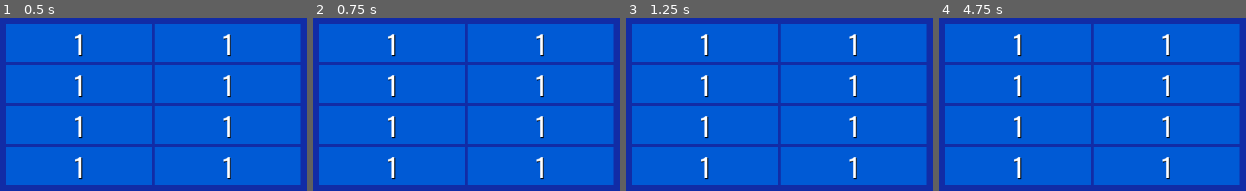
Above: before the commit, frames 1-4 (left to right).
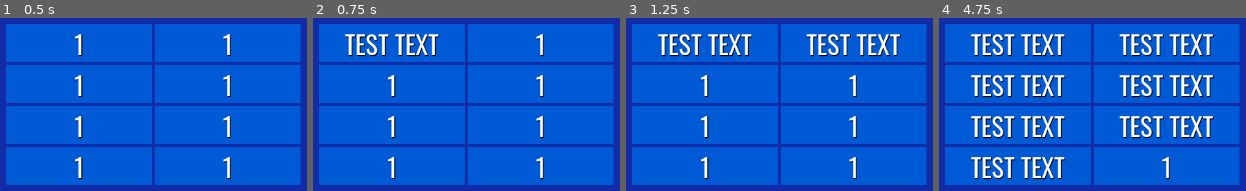
Above: after the commit, the same moments.

Repository: Javachup/godot-prototypes
Game: Godot game, scene res://root.tscn
Same seed, same stepped clock (60 frames per second), same inputs: the game is played once before the commit and once after it.
Inputs:
- Up to frame 1 (0.5 s): no input
- Up to frame 2 (0.75 s): tap Enter at 0.5 s; tap 1 (Reveal1, bound only after the commit) at 0.6 s
- Up to frame 3 (1.25 s): tap 2 (Reveal2, bound only after the commit) at 0.8 s
- Up to frame 4 (4.75 s): tap Space at 1.25, 2.75, 4.25 s; tap 2 (Reveal2, bound only after the commit) at 1.35 s; tap 3 (Reveal3, bound only after the commit) at 1.55, 2.1 s; tap Enter at 2, 3.5 s; tap 4 (Reveal4, bound only after the commit) at 2.3, 2.85 s; tap 5 (Reveal5, bound only after the commit) at 3.05, 3.6 s; tap 6 (Reveal6, bound only after the commit) at 3.8, 4.35 s; tap 7 (Reveal7, bound only after the commit) at 4.55 s

Frame 1 is identical in both runs. In frame 2, 2.5% of the frame differs, in the area x 10-42%, y 9-23%; in frame 3, 4.9%; in frame 4, 17%, in the area x 10-90%, y 9-94%.

Commit message:
adds keybinds to revealing

Diff:
--- /dev/null
+++ b/FamilyFeud/AnswerManager/answer_manager.gd
@@ -0,0 +1,19 @@
+class_name AnswerManager
+extends GridContainer
+
+@export var answers : Array[Answer]
+
+func _unhandled_input(event):
+	var reveal = -1
+	if   event.is_action_released("Reveal1"): reveal = 1
+	elif event.is_action_released("Reveal2"): reveal = 2
+	elif event.is_action_released("Reveal3"): reveal = 3
+	elif event.is_action_released("Reveal4"): reveal = 4
+	elif event.is_action_released("Reveal5"): reveal = 5
+	elif event.is_action_released("Reveal6"): reveal = 6
+	elif event.is_action_released("Reveal7"): reveal = 7
+	elif event.is_action_released("Reveal8"): reveal = 8
+
+	if reveal > 0:
+		print(reveal)
+		answers[reveal-1].reveal()
--- a/FamilyFeud/AnswerManager/answer_manager.tscn
+++ b/FamilyFeud/AnswerManager/answer_manager.tscn
@@ -1,8 +1,9 @@
-[gd_scene load_steps=2 format=3 uid="uid://d00h0posy3hnu"]
+[gd_scene load_steps=3 format=3 uid="uid://d00h0posy3hnu"]
 
+[ext_resource type="Script" path="res://AnswerManager/answer_manager.gd" id="1_ae0rn"]
 [ext_resource type="PackedScene" uid="uid://bc7d66mqp3h8g" path="res://Answer/answer.tscn" id="1_gq7v7"]
 
-[node name="GridContainer" type="GridContainer"]
+[node name="AnswerManager" type="GridContainer" node_paths=PackedStringArray("answers")]
 anchors_preset = 8
 anchor_left = 0.5
 anchor_top = 0.5
@@ -15,8 +16,10 @@
 grow_horizontal = 2
 grow_vertical = 2
 columns = 2
+script = ExtResource("1_ae0rn")
+answers = [NodePath("Answer1"), NodePath("Answer2"), NodePath("Answer3"), NodePath("Answer4"), NodePath("Answer5"), NodePath("Answer6"), NodePath("Answer7"), NodePath("Answer8")]
 
-[node name="Answer" parent="." instance=ExtResource("1_gq7v7")]
+[node name="Answer1" parent="." instance=ExtResource("1_gq7v7")]
 layout_mode = 2
 
 [node name="Answer2" parent="." instance=ExtResource("1_gq7v7")]
--- a/FamilyFeud/project.godot
+++ b/FamilyFeud/project.godot
@@ -20,6 +20,57 @@
 window/stretch/mode="viewport"
 window/stretch/aspect="expand"
 
+[input]
+
+Reveal1={
+"deadzone": 0.5,
+"events": [Object(InputEventKey,"resource_local_to_scene":false,"resource_name":"","device":-1,"window_id":0,"alt_pressed":false,"shift_pressed":false,"ctrl_pressed":false,"meta_pressed":false,"pressed":false,"keycode":0,"physical_keycode":49,"key_label":0,"unicode":49,"echo":false,"script":null)
+, Object(InputEventKey,"resource_local_to_scene":false,"resource_name":"","device":-1,"window_id":0,"alt_pressed":false,"shift_pressed":false,"ctrl_pressed":false,"meta_pressed":false,"pressed":false,"keycode":0,"physical_keycode":4194439,"key_label":0,"unicode":49,"echo":false,"script":null)
+]
+}
+Reveal2={
+"deadzone": 0.5,
+"events": [Object(InputEventKey,"resource_local_to_scene":false,"resource_name":"","device":-1,"window_id":0,"alt_pressed":false,"shift_pressed":false,"ctrl_pressed":false,"meta_pressed":false,"pressed":false,"keycode":0,"physical_keycode":50,"key_label":0,"unicode":50,"echo":false,"script":null)
+, Object(InputEventKey,"resource_local_to_scene":false,"resource_name":"","device":-1,"window_id":0,"alt_pressed":false,"shift_pressed":false,"ctrl_pressed":false,"meta_pressed":false,"pressed":false,"keycode":0,"physical_keycode":4194440,"key_label":0,"unicode":50,"echo":false,"script":null)
+]
+}
+Reveal3={
+"deadzone": 0.5,
+"events": [Object(InputEventKey,"resource_local_to_scene":false,"resource_name":"","device":-1,"window_id":0,"alt_pressed":false,"shift_pressed":false,"ctrl_pressed":false,"meta_pressed":false,"pressed":false,"keycode":0,"physical_keycode":51,"key_label":0,"unicode":51,"echo":false,"script":null)
+, Object(InputEventKey,"resource_local_to_scene":false,"resource_name":"","device":-1,"window_id":0,"alt_pressed":false,"shift_pressed":false,"ctrl_pressed":false,"meta_pressed":false,"pressed":false,"keycode":0,"physical_keycode":4194441,"key_label":0,"unicode":51,"echo":false,"script":null)
+]
+}
+Reveal4={
+"deadzone": 0.5,
+"events": [Object(InputEventKey,"resource_local_to_scene":false,"resource_name":"","device":-1,"window_id":0,"alt_pressed":false,"shift_pressed":false,"ctrl_pressed":false,"meta_pressed":false,"pressed":false,"keycode":0,"physical_keycode":52,"key_label":0,"unicode":52,"echo":false,"script":null)
+, Object(InputEventKey,"resource_local_to_scene":false,"resource_name":"","device":-1,"window_id":0,"alt_pressed":false,"shift_pressed":false,"ctrl_pressed":false,"meta_pressed":false,"pressed":false,"keycode":0,"physical_keycode":4194442,"key_label":0,"unicode":52,"echo":false,"script":null)
+]
+}
+Reveal5={
+"deadzone": 0.5,
+"events": [Object(InputEventKey,"resource_local_to_scene":false,"resource_name":"","device":-1,"window_id":0,"alt_pressed":false,"shift_pressed":false,"ctrl_pressed":false,"meta_pressed":false,"pressed":false,"keycode":0,"physical_keycode":53,"key_label":0,"unicode":53,"echo":false,"script":null)
+, Object(InputEventKey,"resource_local_to_scene":false,"resource_name":"","device":-1,"window_id":0,"alt_pressed":false,"shift_pressed":false,"ctrl_pressed":false,"meta_pressed":false,"pressed":false,"keycode":0,"physical_keycode":4194443,"key_label":0,"unicode":53,"echo":false,"script":null)
+]
+}
+Reveal6={
+"deadzone": 0.5,
+"events": [Object(InputEventKey,"resource_local_to_scene":false,"resource_name":"","device":-1,"window_id":0,"alt_pressed":false,"shift_pressed":false,"ctrl_pressed":false,"meta_pressed":false,"pressed":false,"keycode":0,"physical_keycode":54,"key_label":0,"unicode":54,"echo":false,"script":null)
+, Object(InputEventKey,"resource_local_to_scene":false,"resource_name":"","device":-1,"window_id":0,"alt_pressed":false,"shift_pressed":false,"ctrl_pressed":false,"meta_pressed":false,"pressed":false,"keycode":0,"physical_keycode":4194444,"key_label":0,"unicode":54,"echo":false,"script":null)
+]
+}
+Reveal7={
+"deadzone": 0.5,
+"events": [Object(InputEventKey,"resource_local_to_scene":false,"resource_name":"","device":-1,"window_id":0,"alt_pressed":false,"shift_pressed":false,"ctrl_pressed":false,"meta_pressed":false,"pressed":false,"keycode":0,"physical_keycode":55,"key_label":0,"unicode":55,"echo":false,"script":null)
+, Object(InputEventKey,"resource_local_to_scene":false,"resource_name":"","device":-1,"window_id":0,"alt_pressed":false,"shift_pressed":false,"ctrl_pressed":false,"meta_pressed":false,"pressed":false,"keycode":0,"physical_keycode":4194445,"key_label":0,"unicode":55,"echo":false,"script":null)
+]
+}
+Reveal8={
+"deadzone": 0.5,
+"events": [Object(InputEventKey,"resource_local_to_scene":false,"resource_name":"","device":-1,"window_id":0,"alt_pressed":false,"shift_pressed":false,"ctrl_pressed":false,"meta_pressed":false,"pressed":false,"keycode":0,"physical_keycode":56,"key_label":0,"unicode":56,"echo":false,"script":null)
+, Object(InputEventKey,"resource_local_to_scene":false,"resource_name":"","device":-1,"window_id":0,"alt_pressed":false,"shift_pressed":false,"ctrl_pressed":false,"meta_pressed":false,"pressed":false,"keycode":0,"physical_keycode":4194446,"key_label":0,"unicode":56,"echo":false,"script":null)
+]
+}
+
 [rendering]
 
 renderer/rendering_method="gl_compatibility"
--- a/FamilyFeud/root.tscn
+++ b/FamilyFeud/root.tscn
@@ -1,7 +1,7 @@
 [gd_scene load_steps=3 format=3 uid="uid://cuatau4la05m2"]
 
 [ext_resource type="Texture2D" uid="uid://bpq26eq0ohjav" path="res://Ref/Board.png" id="1_7db5n"]
-[ext_resource type="PackedScene" uid="uid://bc7d66mqp3h8g" path="res://Answer/answer.tscn" id="1_7q42a"]
+[ext_resource type="PackedScene" uid="uid://d00h0posy3hnu" path="res://AnswerManager/answer_manager.tscn" id="2_70fva"]
 
 [node name="Root" type="Control"]
 layout_mode = 3
@@ -36,40 +36,4 @@
 grow_vertical = 2
 texture = ExtResource("1_7db5n")
 
-[node name="GridContainer" type="GridContainer" parent="CanvasLayer"]
-anchors_preset = 8
-anchor_left = 0.5
-anchor_top = 0.5
-anchor_right = 0.5
-anchor_bottom = 0.5
-offset_left = -213.0
-offset_top = -137.0
-offset_right = 213.0
-offset_bottom = 75.0
-grow_horizontal = 2
-grow_vertical = 2
-columns = 2
-
-[node name="Answer" parent="CanvasLayer/GridContainer" instance=ExtResource("1_7q42a")]
-layout_mode = 2
-
-[node name="Answer2" parent="CanvasLayer/GridContainer" instance=ExtResource("1_7q42a")]
-layout_mode = 2
-
-[node name="Answer3" parent="CanvasLayer/GridContainer" instance=ExtResource("1_7q42a")]
-layout_mode = 2
-
-[node name="Answer4" parent="CanvasLayer/GridContainer" instance=ExtResource("1_7q42a")]
-layout_mode = 2
-
-[node name="Answer5" parent="CanvasLayer/GridContainer" instance=ExtResource("1_7q42a")]
-layout_mode = 2
-
-[node name="Answer6" parent="CanvasLayer/GridContainer" instance=ExtResource("1_7q42a")]
-layout_mode = 2
-
-[node name="Answer7" parent="CanvasLayer/GridContainer" instance=ExtResource("1_7q42a")]
-layout_mode = 2
-
-[node name="Answer8" parent="CanvasLayer/GridContainer" instance=ExtResource("1_7q42a")]
-layout_mode = 2
+[node name="AnswerManager" parent="CanvasLayer" instance=ExtResource("2_70fva")]
